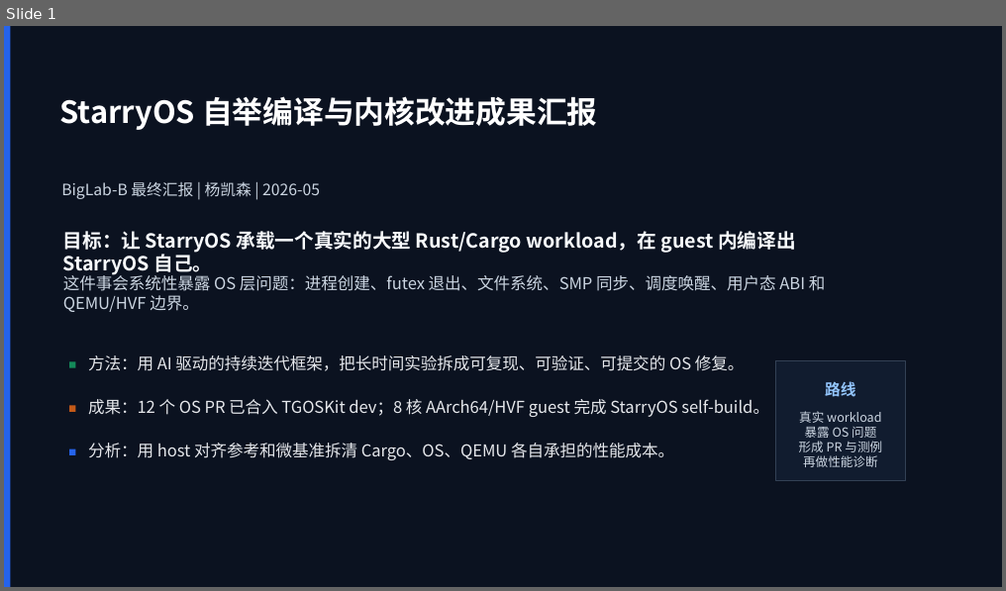
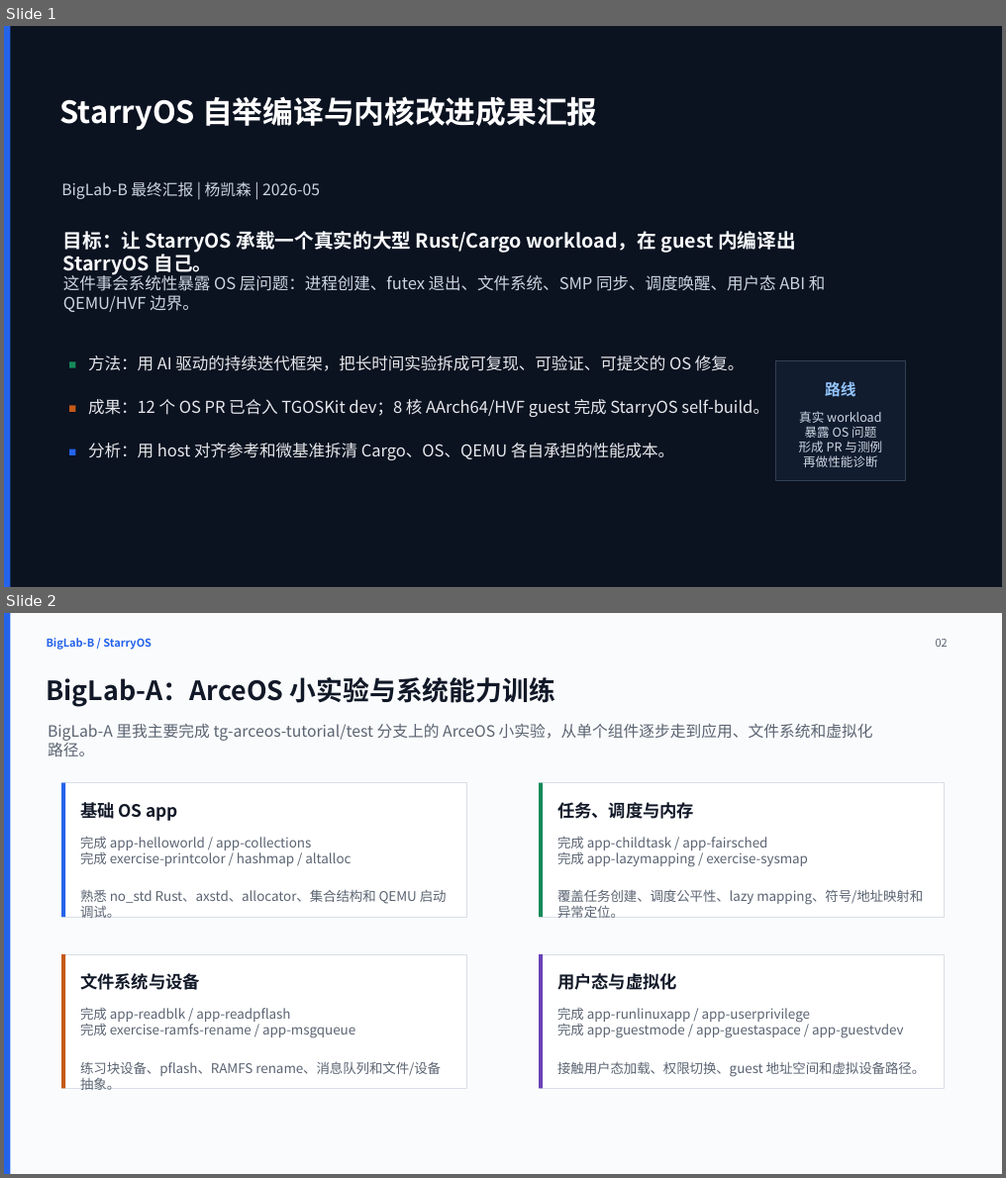
Before and after one commit to yks23/Auto-OS, a slide deck: showtime-2/final/biglab-b-final-yang-kaisen-minimal.pptx. Shown one above the other, each under a label of ours: slide 1 before the commit, slides 1 and 2 after it. The pictures are 1006x591 and 1006x1178 pixels, drawn with LibreOffice and Linux fonts; fonts in the diff are those of the drawing. Boxes give left, top, right and bottom in pixels: in the first picture for what was removed or moved away, otherwise in the second. Text is boxed around its words. In the diff, an @@ line names an element or a change of style, - is before the commit and + after.

```diff
--- a/showtime-2/final/biglab-b-final-yang-kaisen-minimal.pptx
+++ b/showtime-2/final/biglab-b-final-yang-kaisen-minimal.pptx
@@ slide 2 added at (4,613,1002,1174), background #FAFBFC @@
@@ rectangle added at (4,613,10,1174), fill #2563EB @@
@@ text added at (47,638,152,650), 10.5 pt, text #2563EB, bold @@
+BigLab-B / StarryOS
@@ text added at (936,639,947,647), 10.5 pt, text #5B6472 @@
+02
@@ text added at (47,677,555,707), 25.5 pt, text #111827, bold @@
+BigLab-A：ArceOS 小实验与系统能力训练
@@ text added at (48,724,873,757), 15 pt, text #5B6472 @@
+BigLab-A 里我主要完成 tg-arceos-tutorial/test 分支上的 ArceOS 小实验，从单个组件逐步走到应用、文件系统和虚拟化路径。
@@ rectangle added at (61,783,467,917), fill #FFFFFF, outline #D8DEE8 0.75 pt @@
@@ rectangle added at (61,783,65,917), fill #2563EB @@
@@ rectangle added at (540,783,945,917), fill #FFFFFF, outline #D8DEE8 0.75 pt @@
@@ rectangle added at (540,783,543,917), fill #148A5A @@
@@ text added at (80,799,178,822), 16.5 pt, text #111827, bold @@
+基础 OS app
@@ text added at (557,802,694,819), 16.5 pt, text #111827, bold @@
+任务、调度与内存
@@ text added at (80,836,447,918), 12.8 pt, text #5B6472 @@
+完成 app-helloworld / app-collections
+完成 exercise-printcolor / hashmap / altalloc
+熟悉 no_std Rust、axstd、allocator、集合结构和 QEMU 启动调试。
@@ text added at (557,836,923,918), 12.8 pt, text #5B6472 @@
+完成 app-childtask / app-fairsched
+完成 app-lazymapping / exercise-sysmap
+覆盖任务创建、调度公平性、lazy mapping、符号/地址映射和异常定位。
@@ rectangle added at (61,955,467,1088), fill #FFFFFF, outline #D8DEE8 0.75 pt @@
@@ rectangle added at (61,955,65,1088), fill #C45A18 @@
@@ rectangle added at (540,955,945,1088), fill #FFFFFF, outline #D8DEE8 0.75 pt @@
@@ rectangle added at (540,955,543,1088), fill #6A42B8 @@
@@ text added at (80,973,200,990), 16.5 pt, text #111827, bold @@
+文件系统与设备
@@ text added at (557,973,677,990), 16.5 pt, text #111827, bold @@
+用户态与虚拟化
@@ text added at (80,1007,441,1090), 12.8 pt, text #5B6472 @@
+完成 app-readblk / app-readpflash
+完成 exercise-ramfs-rename / app-msgqueue
+练习块设备、pflash、RAMFS rename、消息队列和文件/设备抽象。
@@ text added at (557,1007,925,1077), 12.8 pt, text #5B6472 @@
+完成 app-runlinuxapp / app-userprivilege
+完成 app-guestmode / app-guestaspace / app-guestvdev
+接触用户态加载、权限切换、guest 地址空间和虚拟设备路径。
```
Also in this commit, not shown: 1 slide removed, 8 other files.
